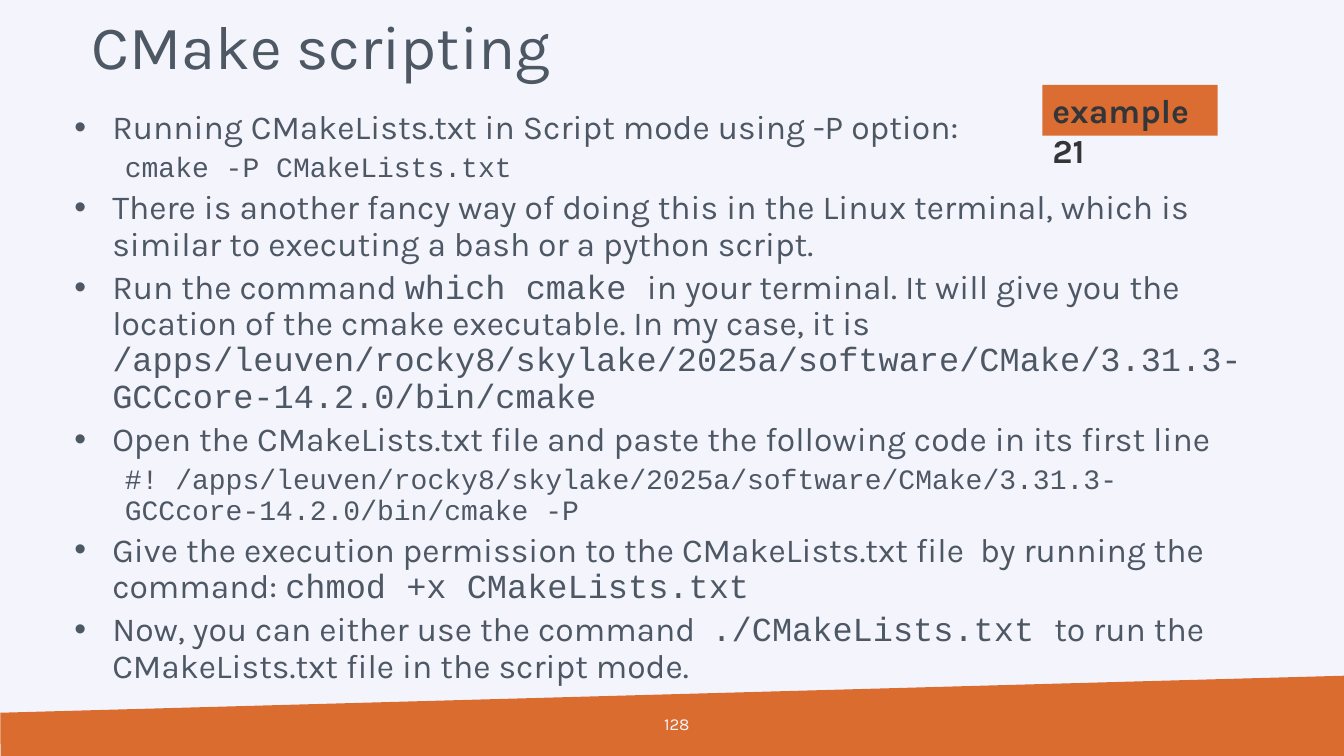
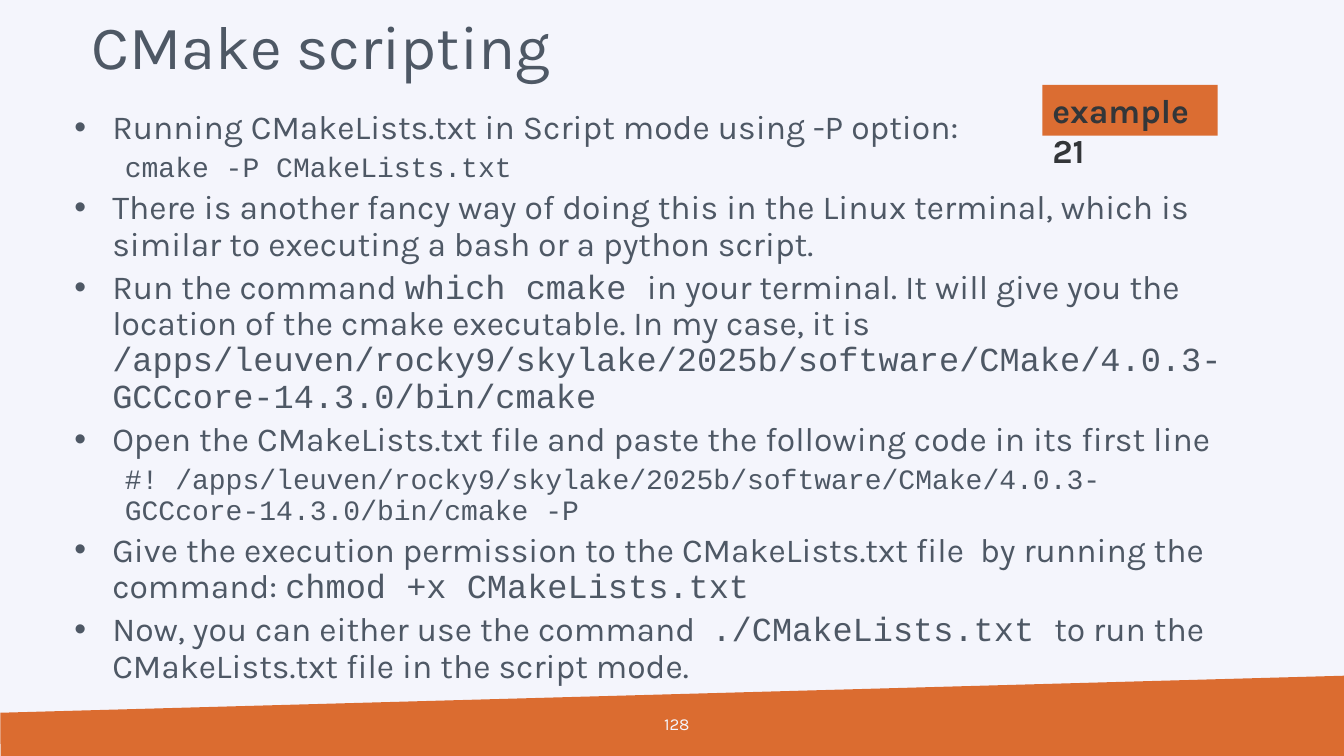
Before and after one commit to hpcleuven/CMake-intro, a slide deck: slide 128 of CMake-introduction.pptx. Drawn at 1344x756 pixels with LibreOffice and Linux fonts; fonts in the diff are those of the drawing; background and template pictures are left out. Boxes give left, top, right and bottom in pixels: in the first picture for what was removed or moved away, otherwise in the second. Text is boxed around its words. In the diff, an @@ line names an element or a change of style, - is before the commit and + after.

```diff
--- a/CMake-introduction.pptx
+++ b/CMake-introduction.pptx
@@ text at (112,274,1221,409): text changed @@
-  • Run the command which cmake in your terminal. It will give you the location of the cmake executable. In my case, it is /apps/leuven/rocky8/skylake/2025a/software/CMake/3.31.3-GCCcore-14.2.0/bin/cmake
+  • Run the command which cmake in your terminal. It will give you the location of the cmake executable. In my case, it is /apps/leuven/rocky9/skylake/2025b/software/CMake/4.0.3-GCCcore-14.3.0/bin/cmake
@@ text at (125,470,1100,521): text changed @@
-    #! /apps/leuven/rocky8/skylake/2025a/software/CMake/3.31.3-GCCcore-14.2.0/bin/cmake -P
+    #! /apps/leuven/rocky9/skylake/2025b/software/CMake/4.0.3-GCCcore-14.3.0/bin/cmake -P
```
Also in this commit, not shown: 5 other slides changed, 2 other files.
